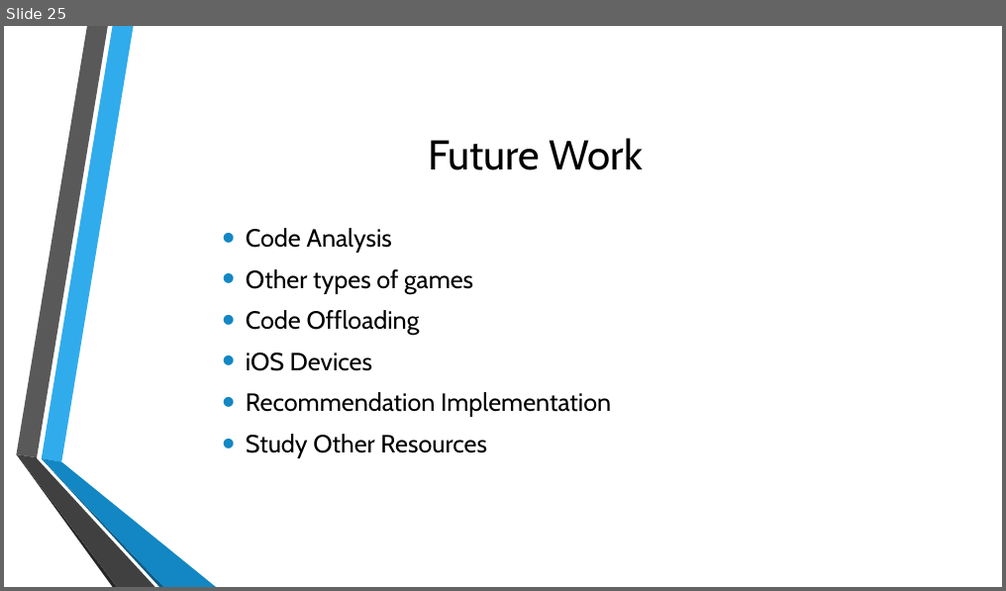
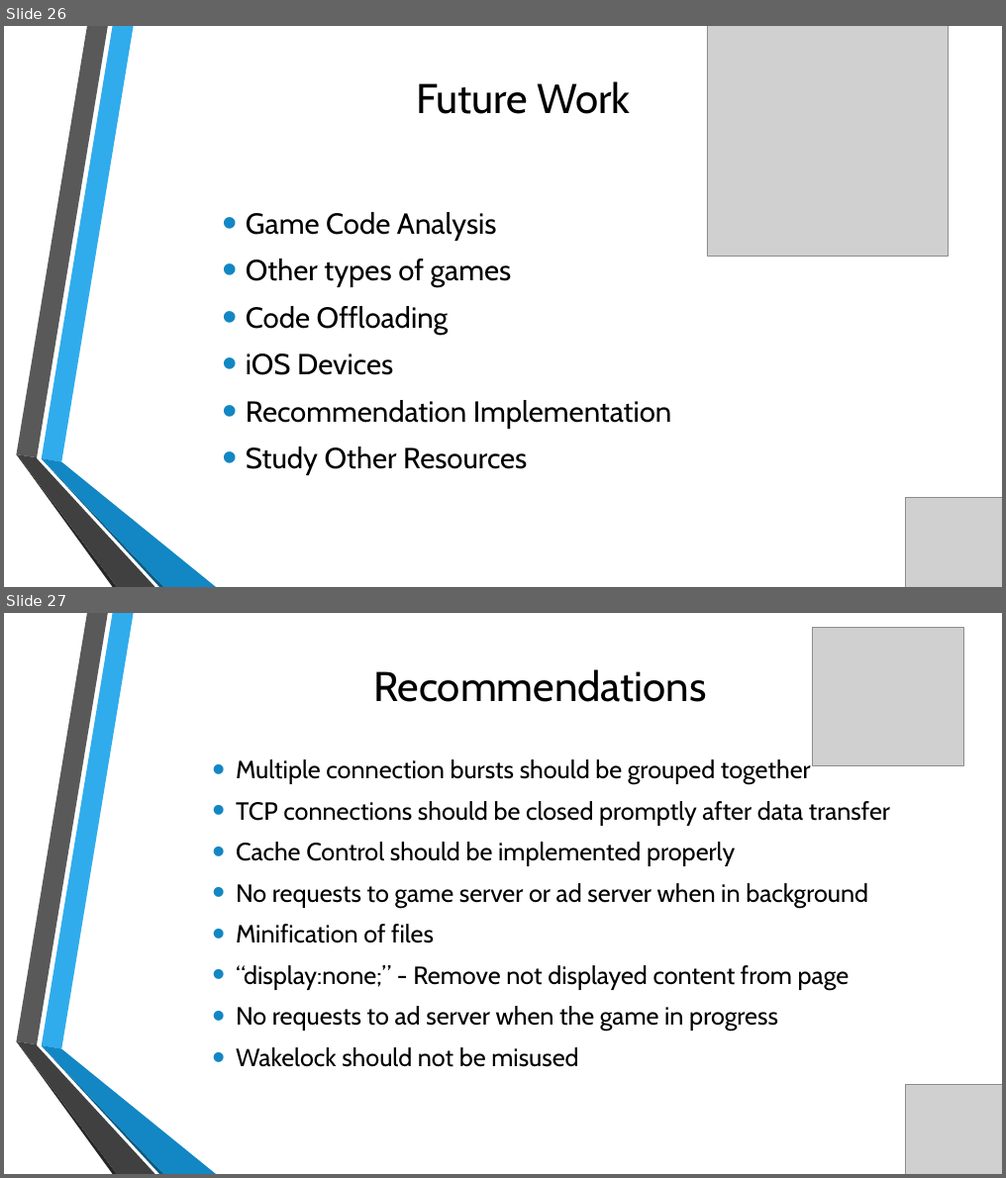
Before and after one commit to milindhg/Hunger_Games-Android_Games_Analysis, a slide deck: Final Report/Android Games Analysis Final Presentation1.pptx. Shown one above the other, each under a label of ours: slide 25 before the commit, slides 26 and 27 after it. The pictures are 1006x591 and 1006x1178 pixels, drawn with LibreOffice and Linux fonts; fonts in the diff are those of the drawing; grey boxes stand for pictures; background and template pictures are left out. Boxes give left, top, right and bottom in pixels: in the first picture for what was removed or moved away, otherwise in the second. Text is boxed around its words. In the diff, an @@ line names an element or a change of style, - is before the commit and + after.

```diff
--- a/Final Report/Android Games Analysis Final Presentation1.pptx
+++ b/Final Report/Android Games Analysis Final Presentation1.pptx
@@ slide 27 added at <box>4,613,1002,1174</box>, background picture (left out); not listed: 6 template elements that a slide beside it also shows @@
@@ picture added at <box>812,627,963,765</box> @@
@@ title added at <box>373,669,706,702</box>, 40 pt, text #000000 @@
+Recommendations
@@ text added at <box>236,760,890,1067</box>, 24 pt, text #000000 @@
+• Multiple connection bursts should be grouped together
+• TCP connections should be closed promptly after data transfer
+• Cache Control should be implemented properly
+• No requests to game server or ad server when in background
+• Minification of files
+• “display:none;” - Remove not displayed content from page
+• No requests to ad server when the game in progress
+• Wakelock should not be misused
@@ picture added at <box>905,1085,1002,1174</box> @@
@@ what was slide 25 is now slide 26 @@
@@ slide 26 changed as well @@
@@ title "Future Work": place and size @@
-title "Future Work" at <box>429,138,643,171</box>
+title "Future Work" at <box>416,81,630,114</box>
@@ picture added at <box>707,26,948,257</box> @@
@@ text at <box>246,212,497,241</box>: text changed; size 24 to 28 pt @@
-• Code Analysis
+• Game Code Analysis
@@ text at <box>246,259,672,475</box>: size 24 to 28 pt in "Other types of games", "Code Offloading", "iOS Devices", "Recommendation Implementation" and 1 more places @@
@@ picture added at <box>905,498,1002,587</box> @@
```
Also in this commit, not shown: 25 other slides changed, 3 other slides added, 3 slides removed, 1 other file.
